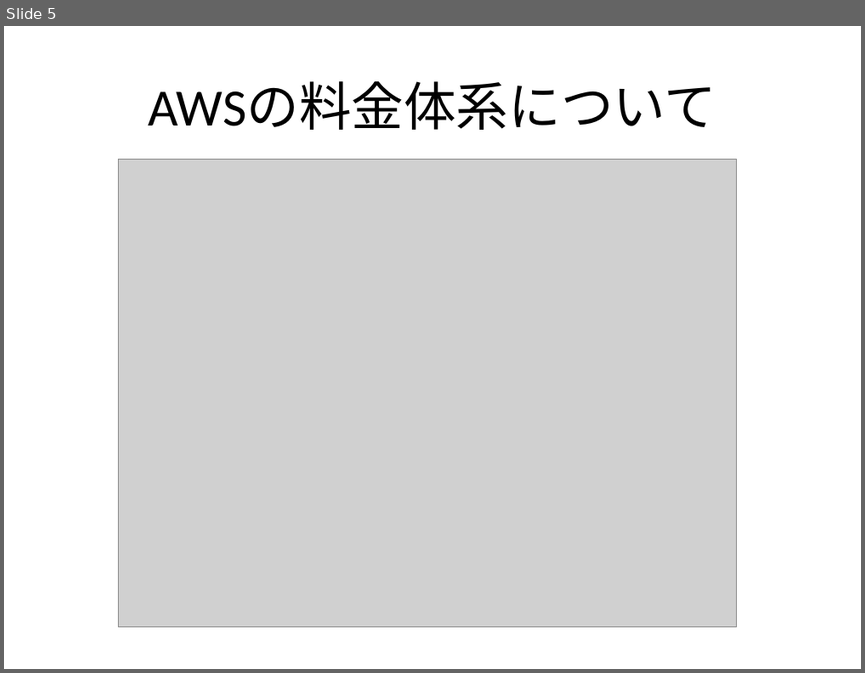
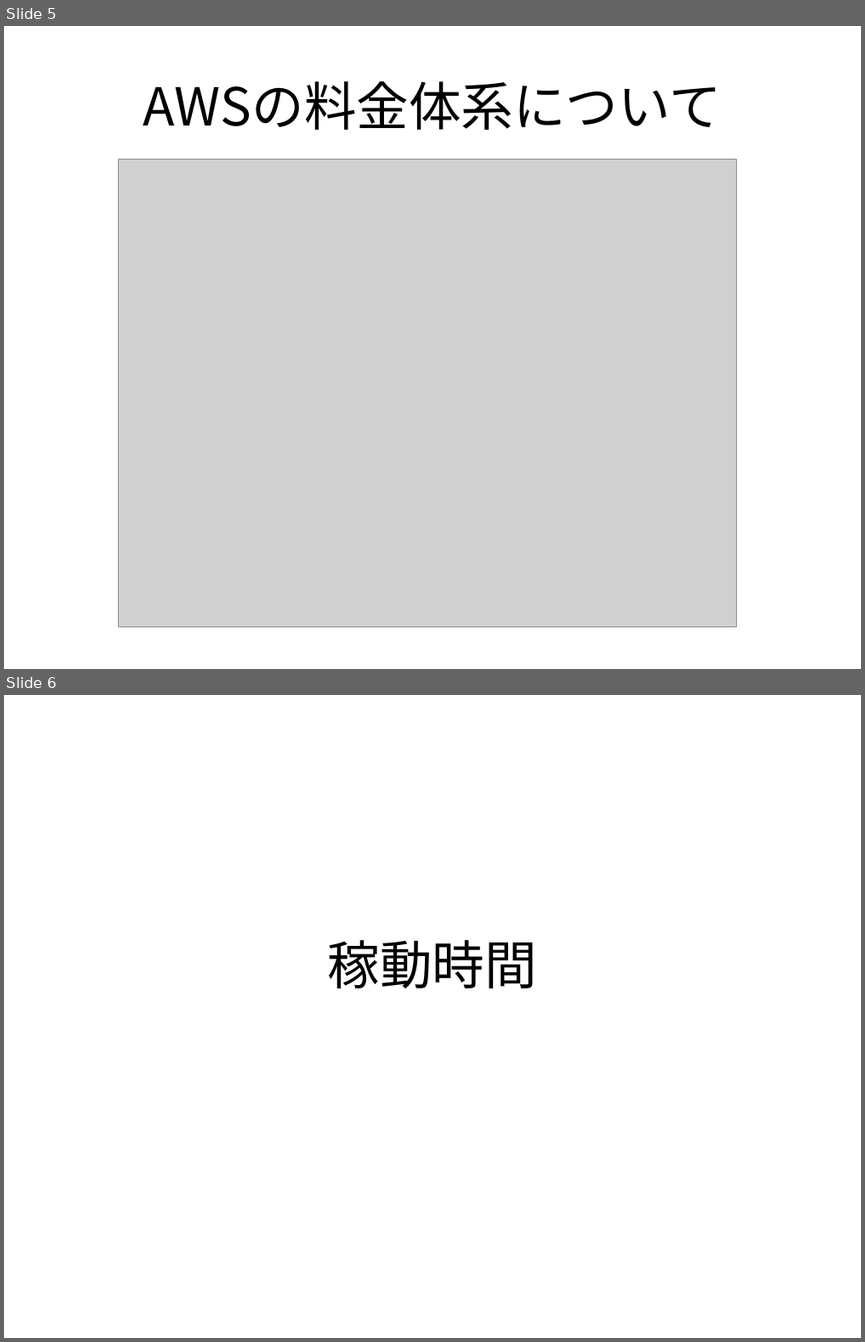
Before and after one commit to aws-samurai/pricing-data, a slide deck: slide/AWS料金体系グランドマスター王者決定戦.pptx. Shown one above the other, each under a label of ours: slide 5 before the commit, slides 5 and 6 after it. The pictures are 865x673 and 865x1342 pixels, drawn with LibreOffice and Linux fonts; fonts in the diff are those of the drawing; grey boxes stand for pictures; background and template pictures are left out. Boxes give left, top, right and bottom in pixels: in the first picture for what was removed or moved away, otherwise in the second. Text is boxed around its words. In the diff, an @@ line names an element or a change of style, - is before the commit and + after.

```diff
--- a/slide/AWS料金体系グランドマスター王者決定戦.pptx
+++ b/slide/AWS料金体系グランドマスター王者決定戦.pptx
@@ slide 6 added at (4, 695, 861, 1338), background picture (left out) @@
@@ title added at (328, 940, 537, 988), 44 pt, text #000000 @@
+稼動時間
@@ slide 5 changed as well @@
@@ title "AWSの料金体系について" at (143, 81, 721, 130): font Calibri to Noto Sans CJK JP @@
```
Also in this commit, not shown: 20 other slides changed, 7 other slides added, 1 slide removed, 1 other file.
